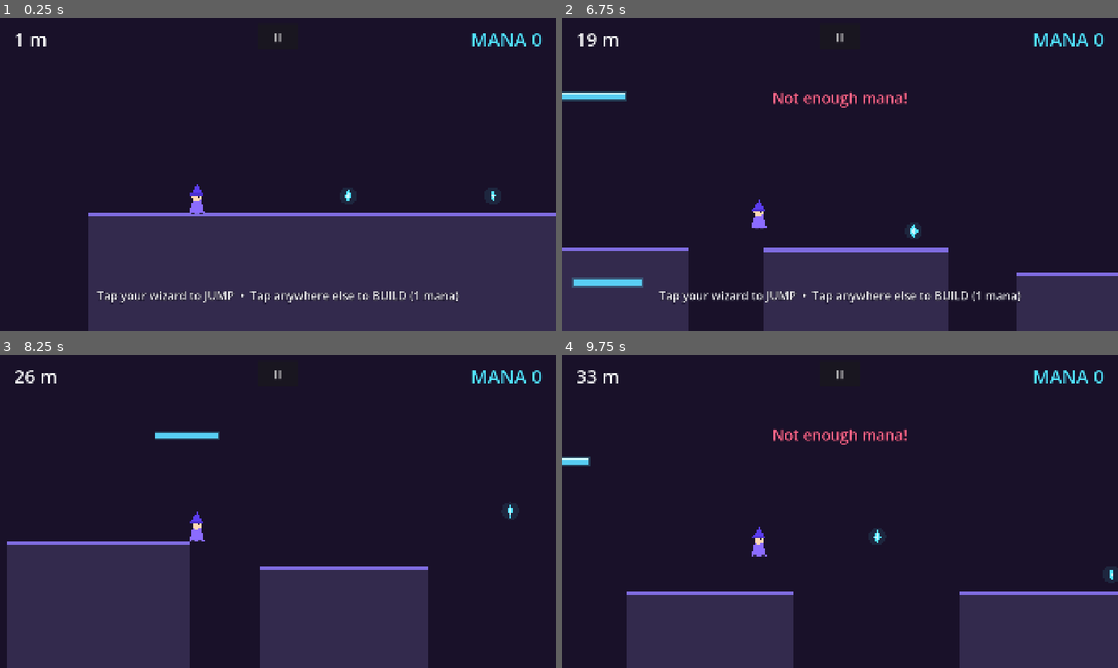
Above: before the commit, frames 1-4 (two rows, left to right).
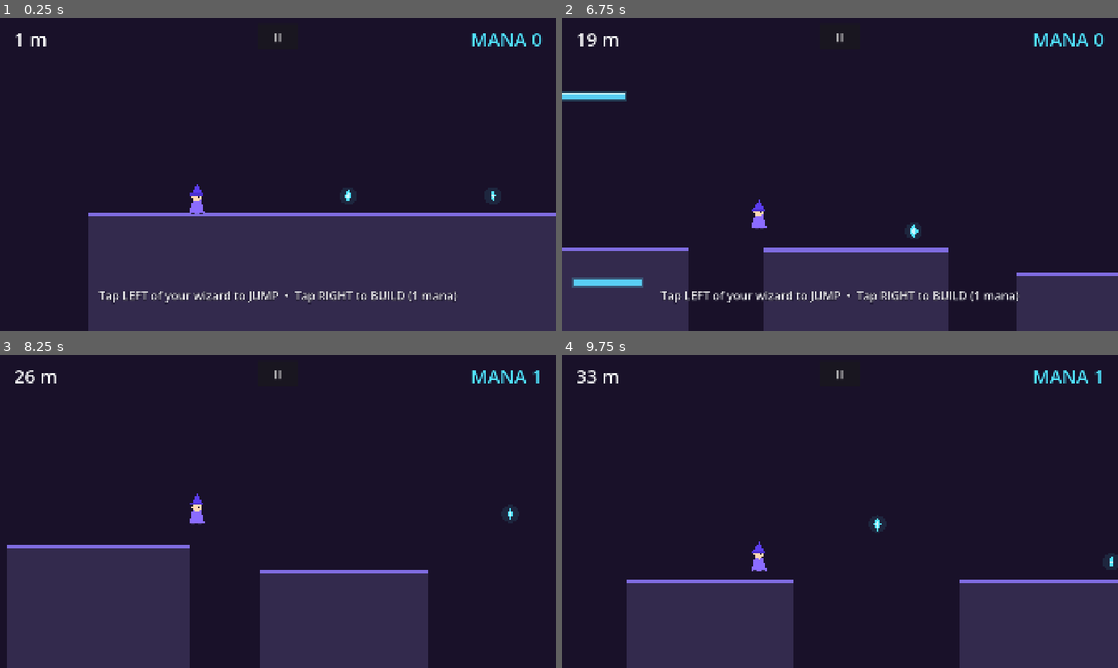
Above: after the commit, the same moments.

Repository: Larper/spellbros_mobile
Game: Godot game, scene res://scenes/main.tscn
Same seed, same stepped clock (60 frames per second), same inputs: the game is played once before the commit and once after it.
Inputs (mouse positions are in pixels of both pictures, inside the frame that each line leads up to):
- Up to frame 1 (0.25 s): no input
- Up to frame 2 (6.75 s): click "II" at 0.5 s; tap Enter at 1.25, 2.75, 4.25, 5, 5.75, 6.5 s; move the mouse to (962, 158) at 1.27 s; tap P at 1.35, 4.35, 5.85 s; click (962, 158) at 1.42 s; tap Space at 1.52, 3.02, 5.27, 6.02 s; click "II" at 2 s; move the mouse to (728, 190) at 2.77 s; tap R at 2.85, 5.1, 6.6 s; click (728, 190) at 2.92 s; click "II" at 3.5 s; move the mouse to (895, 105) at 4.27 s; click (895, 105) at 4.42 s; move the mouse to (812, 237) at 5.02 s; click (812, 237) at 5.17 s; move the mouse to (1006, 221) at 5.77 s; click (1006, 221) at 5.92 s; move the mouse to (673, 127) at 6.52 s; click (673, 127) at 6.67 s
- Up to frame 3 (8.25 s): tap Space at 6.77 s; move the mouse to (305, 511) at 7.27 s; tap P at 7.35 s; click (305, 511) at 7.42 s; move the mouse to (194, 433) at 8.02 s; tap R at 8.1 s; click (194, 433) at 8.17 s
- Up to frame 4 (9.75 s): tap Space at 8.27, 9.02 s; move the mouse to (962, 495) at 8.77 s; tap P at 8.85 s; click (962, 495) at 8.92 s; move the mouse to (728, 527) at 9.52 s; tap R at 9.6 s; click (728, 527) at 9.67 s

The runs differ from the first frame. In frame 1, 1.2% of the frame differs, in the area x 17-83%, y 87-91%; in frame 2, 1.7%; in frame 3, 2.1%; in frame 4, 3.9%, in the area x 0-100%, y 4-77%.

Commit message:
Mobile controls: tap left of the wizard to jump, right to build
Replaces the tap-on-wizard hitbox scheme (tap_rect removed): the wizard's
screen x now splits the screen into a jump zone and a build zone, so
thumbs never misfire on small phone screens. Hint text updated; smoke
test covers the left/right routing.

Co-Authored-By: Claude Fable 5 <noreply@anthropic.com>

Diff:
--- a/scripts/hud.gd
+++ b/scripts/hud.gd
@@ -42,7 +42,7 @@
 	coin_label.horizontal_alignment = HORIZONTAL_ALIGNMENT_RIGHT
 
 	hint_label = _label(40, Color(1, 1, 1, 0.9))
-	hint_label.text = "Tap your wizard to JUMP  •  Tap anywhere else to BUILD (1 mana)"
+	hint_label.text = "Tap LEFT of your wizard to JUMP  •  Tap RIGHT to BUILD (1 mana)"
 	root.add_child(hint_label)
 	hint_label.set_anchors_preset(Control.PRESET_CENTER_BOTTOM)
 	hint_label.offset_left = -800.0
--- a/scripts/main.gd
+++ b/scripts/main.gd
@@ -156,10 +156,13 @@
 	if game_over:
 		_maybe_restart()
 		return
-	var world_pos: Vector2 = get_canvas_transform().affine_inverse() * screen_pos
-	if player.tap_rect().has_point(world_pos):
+	# Mobile controls: the wizard splits the screen. Tap anywhere to his
+	# left to jump, anywhere to his right to build a platform there.
+	var player_screen_x: float = (get_canvas_transform() * player.global_position).x
+	if screen_pos.x < player_screen_x:
 		player.try_jump()
 	else:
+		var world_pos: Vector2 = get_canvas_transform().affine_inverse() * screen_pos
 		_try_build(world_pos)
 
 
--- a/scripts/player.gd
+++ b/scripts/player.gd
@@ -89,12 +89,6 @@
 	died.emit()
 
 
-func tap_rect() -> Rect2:
-	# Generous hitbox (~2.6x the body) so jump vs. build never misfires.
-	var size := Vector2(BODY_W, BODY_H) * 2.6
-	return Rect2(global_position - size * 0.5, size)
-
-
 func _draw() -> void:
 	var bob := 0.0
 	if not dead and is_on_floor():
--- a/scripts/star_pickup.gd
+++ b/scripts/star_pickup.gd
@@ -2,7 +2,7 @@
 extends Area2D
 
 ## Star of Levity: grants ONE stored mid-air jump (no stacking, no timer).
-## Tap the wizard while airborne to spend it. Sparkles orbit the wizard
+## Tap to jump while airborne to spend it. Sparkles orbit the wizard
 ## while the charge is held, so you always know you have it.
 
 var t := randf() * TAU
--- a/tests/smoke_test.gd
+++ b/tests/smoke_test.gd
@@ -81,6 +81,19 @@
 	main._try_build(Vector2(p.global_position.x + 300.0, 500.0))
 	print("TEST nomana: coins=%d (expect 0, no free platform)" % main.coins)
 	_check(main.coins == 0, "nomana")
+
+	# mobile controls: tap left of the wizard = jump, tap right = build
+	var wiz_x: float = (main.get_canvas_transform() * p.global_position).x
+	p.jump_buffer = 0.0
+	main._handle_tap(Vector2(wiz_x - 300.0, 500.0))
+	var left_jumps: bool = p.jump_buffer > 0.0
+	main.coins = 1
+	main.build_cooldown = 0.0
+	main._handle_tap(Vector2(wiz_x + 300.0, 500.0))
+	print("TEST taproute: left_jumps=%s (expect true) coins=%d (expect 0, right tap built)" % [
+		left_jumps, main.coins])
+	_check(left_jumps and main.coins == 0, "tap routing")
+	p.jump_buffer = 0.0
 
 	# stomp bounty: squishing a blob pays +1 mana and bounces the player
 	main.coins = 2
